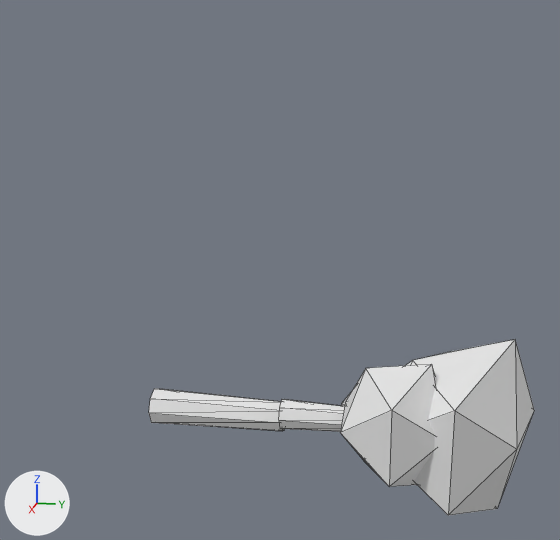
The FBX model Assets/_Duskborn/Art/Models/Tree_Birch.fbx as it was, and as the next commit left it.
Rendered twice from a 50 mm camera at (8.32, 3.21, 3.85) aimed at (0.04, 1.56, 1.78). Every picture has the same lights, and +X, +Y and +Z are marked at lower left. The older version comes first. Mesh edges are drawn as thin lines. Vertices at exactly the same position are counted once.

The scene before the commit, as lines of its bpy script (objects in view):
```python
me_treebirch = bpy.data.meshes.new('TreeBirch')
me_treebirch.from_pydata(...)  # 68 vertices, 92 faces; spans x -110.0..126.0, y 0.0..447.0, z -101.0..116.0
ob_treebirch = bpy.data.objects.new('TreeBirch', me_treebirch)
ob_treebirch.location = (0.0, 0.0, 0.0)
ob_treebirch.scale = (0.01, 0.01, 0.01)
```
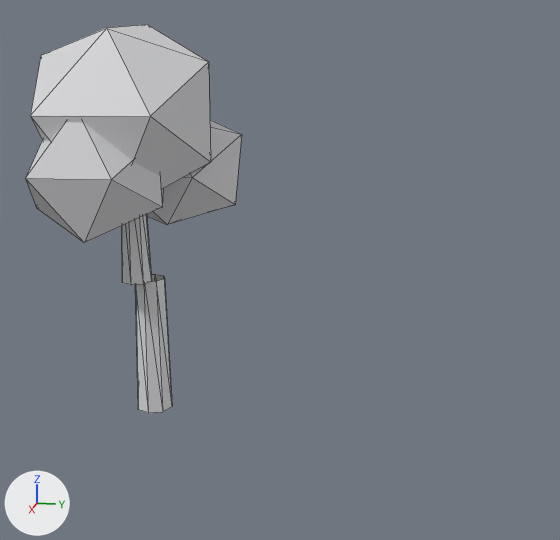
The change, as a diff of the scene's bpy script:
```diff
--- a/Assets/_Duskborn/Art/Models/Tree_Birch.fbx.py
+++ b/Assets/_Duskborn/Art/Models/Tree_Birch.fbx.py
@@ me_treebirch @@
 # used by ob_treebirch; location = (0.0, 0.0, 0.0); scale = (0.01, 0.01, 0.01)
-me_treebirch.from_pydata(...)  # 68 vertices, 92 faces; spans x -110.0..126.0, y 0.0..447.0, z -101.0..116.0
+me_treebirch.from_pydata(...)  # 68 vertices, 92 faces; spans x -122.0..129.0, y 0.0..446.0, z -100.0..113.0
+# me_treebirch part 1: 33 of 68 vertices moved; they spanned x -110.0..126.0, y 216.0..447.0, z -101.0..116.0 and now span x -122.0..129.0, y 218.0..446.0, z -100.0..113.0; mean shift (0.0, -2.0, 1.0); largest move (63.0, 268.0, 10.0) -> (78.0, 245.0, 10.0)
@@ ob_treebirch @@
 ob_treebirch.location = (0.0, 0.0, 0.0)
+ob_treebirch.rotation_euler = (1.571, 0.0, 0.0)  # degrees (90, 0, 0)
 ob_treebirch.scale = (0.01, 0.01, 0.01)
```

Pixel boxes (x1, y1, x2, y2) of what changed, in the pictures (560 x 540 px; the box of a moved part takes in the faces that stretch with it):
'TreeBirch', reshaped, turned
    before: (149, 339, 534, 515)
    after: (25, 25, 242, 413)
part 1 of me_treebirch, moved or reshaped
    before: (340, 339, 534, 515)
    after: (25, 25, 242, 243)
